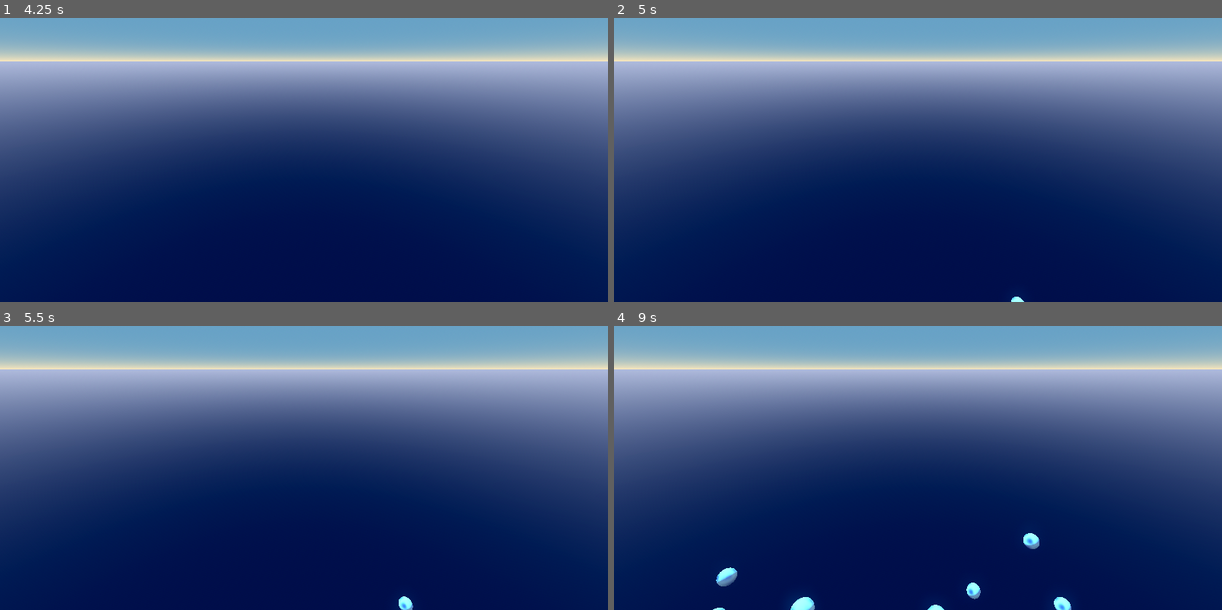
Above: before the commit, frames 1-4 (two rows, left to right).
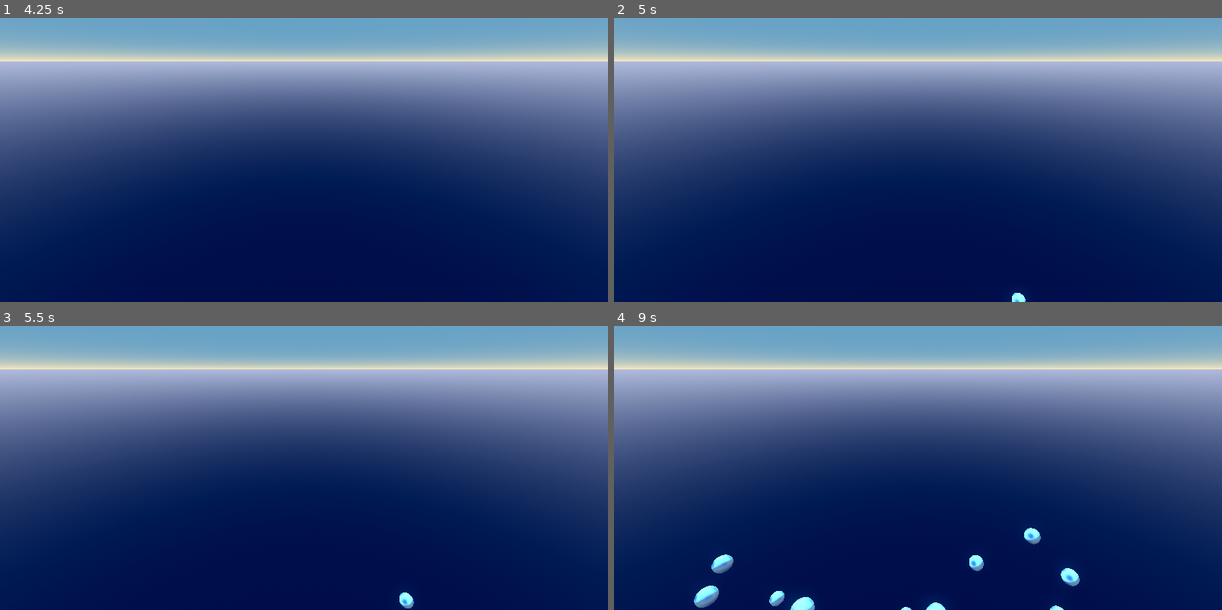
Above: after the commit, the same moments.

Repository: HyperGameDev/Relaxing_Bubble_Pop
Game: Godot game, scene res://ZEN.tscn
The game is run twice, just before and just after one commit, with the same random seed, the same clock (stepped at 60 frames per second) and the same inputs. Sound files missing from this copy of the repository are replaced by a short silence.
Inputs (mouse positions are in pixels of both pictures, inside the frame that each line leads up to):
- Up to frame 1 (4.25 s): tap Enter at 0.5, 2, 3.5 s; move the mouse to (437, 114) at 0.52 s; press the mouse at (437, 114) at 0.53 s; tap Space at 1.25, 2.75 s; move the mouse to (182, 148) at 1.27 s; release the mouse at (182, 148) at 1.28 s; click (182, 148) at 1.35 s; move the mouse to (364, 54) at 2.02 s; press the mouse at (364, 54) at 2.03 s; move the mouse to (273, 199) at 2.77 s; release the mouse at (273, 199) at 2.78 s; click (273, 199) at 2.85 s; move the mouse to (486, 182) at 3.52 s; press the mouse at (486, 182) at 3.53 s
- Up to frame 2 (5 s): tap Space at 4.25 s; move the mouse to (735, 80) at 4.27 s; release the mouse at (735, 80) at 4.28 s; click (735, 80) at 4.35 s
- Up to frame 3 (5.5 s): move the mouse to (334, 439) at 5.02 s; press the mouse at (334, 439) at 5.03 s
- Up to frame 4 (9 s): move the mouse to (826, 354) at 5.77 s; release the mouse at (826, 354) at 5.78 s; click (826, 354) at 5.85 s; move the mouse to (1051, 422) at 6.52 s; press the mouse at (1051, 422) at 6.53 s; move the mouse to (796, 456) at 7.27 s; release the mouse at (796, 456) at 7.28 s; click (796, 456) at 7.35 s; move the mouse to (978, 362) at 8.02 s; press the mouse at (978, 362) at 8.03 s; move the mouse to (887, 507) at 8.77 s; release the mouse at (887, 507) at 8.78 s; click (887, 507) at 8.85 s

Frame 1 is identical in both runs. In frame 2, less than 0.1% of the frame differs, in the area x 65-68%, y 96-100%; in frame 3, 0.1%; in frame 4, 1.4%, in the area x 13-77%, y 71-100%.

Commit message:
Sound autoload begun

Diff:
--- a/bubble.gd
+++ b/bubble.gd
@@ -12,8 +12,7 @@
 
 func on_sees_something(something):
 	if self == something:
-		if Input.is_action_pressed("Grab"):
-			if !popped:
-				$AudioStreamPlayer3D.play()
-				popped = true
-			visible = false
+		if !popped:
+			$AudioStreamPlayer3D.play()
+			popped = true
+		visible = false
--- a/camera_3d.gd
+++ b/camera_3d.gd
@@ -4,33 +4,33 @@
 @onready var mouse_pos: Vector2 = get_viewport().get_mouse_position()
 
 func _process(delta: float)->void :
-    mouse_pos = get_viewport().get_mouse_position()
-    general_ray()
+	mouse_pos = get_viewport().get_mouse_position()
+	general_ray()
 
 func hover_ray(mask, has_mask):
-    if get_viewport() == null:
-        return
+	if get_viewport() == null:
+		return
 
-    var ray_length = 3000
-    var from = project_ray_origin(mouse_pos)
-    var to = from + project_ray_normal(mouse_pos) * ray_length
-    var space = get_world_3d().direct_space_state
-    var ray_query = PhysicsRayQueryParameters3D.new()
-    ray_query.exclude = [$"../StaticBody3D"]
-    ray_query.from = from
-    ray_query.to = to
+	var ray_length = 3000
+	var from = project_ray_origin(mouse_pos)
+	var to = from + project_ray_normal(mouse_pos) * ray_length
+	var space = get_world_3d().direct_space_state
+	var ray_query = PhysicsRayQueryParameters3D.new()
+	ray_query.exclude = [$"../StaticBody3D"]
+	ray_query.from = from
+	ray_query.to = to
 
 
-    ray_query.collide_with_bodies = true
+	ray_query.collide_with_bodies = true
 
 
-    if has_mask:
-        ray_query.collision_mask = mask
+	if has_mask:
+		ray_query.collision_mask = mask
 
-    return space.intersect_ray(ray_query)
+	return space.intersect_ray(ray_query)
 
 func general_ray():
-    var general_ray_result = hover_ray(0, false)
+	var general_ray_result = hover_ray(0, false)
 
-    if !general_ray_result.is_empty():
-        Messenger.sees_something.emit(general_ray_result["collider"])
+	if !general_ray_result.is_empty():
+		Messenger.sees_something.emit(general_ray_result["collider"])
--- /dev/null
+++ b/sound.gd
@@ -0,0 +1 @@
+extends Node
--- /dev/null
+++ b/sound.tscn
@@ -0,0 +1,3 @@
+[gd_scene format=3 uid="uid://l1yfwxhbr8ps"]
+
+[node name="Sound" type="Node"]
--- a/zen.gd
+++ b/zen.gd
@@ -9,6 +9,6 @@
 	var bubble = load("res://bubble.tscn").instantiate()
 	get_tree().get_current_scene().add_child(bubble)
 	bubble.global_position = rand_vector
-	var rand_time: float = randf_range(0.0,1.0)
+	var rand_time: float = randf_range(0.0,0.5)
 	timer.start(rand_time)
 	print(rand_time)
